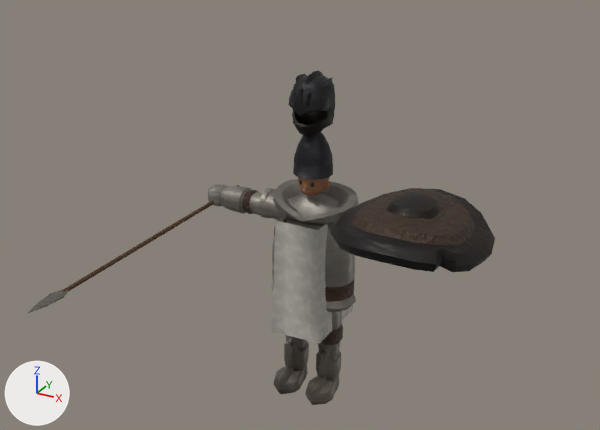
A saved change to the glTF model csharp/Unciv.Godot/Packs/units/models/unit/Hoplite.glb.
The view is the same before and after, from a 50 mm lens placed at (0.887, -1.681, 1.339), pointed at (0.075, -0.205, 0.6). Arrows for +X, +Y and +Z are at lower left; the lights stay in place. The older version comes first. Where no turn or scale is listed for an object, it has been applied to the vertices. Vertices at exactly the same position are counted once.

Names of what the first picture shows: 'Knight_Helmet', 'Round_Shield', 'Spear', 'Warrior'.
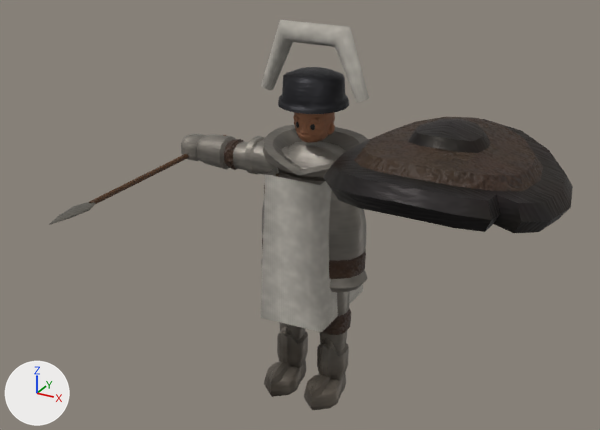
Where the change shows, as pixel boxes [x1, y1, x2, y2] in the pictures (600 x 430 px; the box of a moved part takes in the faces that stretch with it):
'Warrior', reshaped, moved, rescaled (24% wider, 43% taller)
    before: [208, 132, 359, 405]
    after: [181, 20, 369, 410]
'Round_Shield', moved, rescaled (51% wider, 38% taller)
    before: [330, 188, 495, 272]
    after: [323, 117, 573, 233]
'Knight_Helmet', deleted
    before: [288, 71, 335, 136]
'Spear', moved, rescaled (16% narrower, 29% shorter)
    before: [28, 185, 239, 313]
    after: [49, 135, 226, 225]
part 1 of me_mesh_skinned, added
    after: [261, 20, 369, 103]
part 2 of me_mesh_skinned, moved or reshaped
    before: [293, 134, 317, 179]
    after: [278, 67, 332, 113]
part 3 of me_mesh_skinned, surface changed
    before: [293, 132, 333, 180]
    after: [279, 69, 349, 114]

The change, as a diff of the scene's bpy script:
```diff
--- a/csharp/Unciv.Godot/Packs/units/models/unit/Hoplite.glb.py
+++ b/csharp/Unciv.Godot/Packs/units/models/unit/Hoplite.glb.py
@@ me_mesh_skinned @@
 # used by ob_warrior; location = (0.0, 0.0, -0.008); scale = (0.338, 0.338, 0.338)
-me_mesh_skinned.from_pydata(...)  # 2417 vertices, 4500 faces; spans x -0.92..0.92, y -0.29..0.29, z 0.02..2.2
+me_mesh_skinned.from_pydata(...)  # 2453 vertices, 4568 faces; spans x -0.92..0.92, y -0.29..0.29, z 0.02..2.35
+# me_mesh_skinned part 1: a new loose piece of 26 vertices spanning x -0.34..0.34, y -0.07..0.05, z 1.95..2.35, in mat_teamcolor
+# me_mesh_skinned part 2
+# 6 vertices are removed from x -0.06..0.03, y -0.14..-0.01, z 1.86..2.2
+# 43 faces are deleted
+# 66 vertices move from x -0.14..0.14, y -0.15..0.14, z 1.86..2.2 to x -0.2..0.2, y -0.21..0.19, z 1.91..2.09
+# 16 vertices are added at x -0.18..0.07, y -0.2..-0.01, z 1.91..2.1
+# 63 new faces join them, mat_iron
+# me_mesh_skinned part 3: 97 kept faces spanning x -0.2..0.2, y -0.21..0.19, z 1.91..2.09 get new texture (UV) coordinates
 me_mesh_skinned.materials.append(mat_bronze)
@@ ob_warrior @@
 ob_warrior = bpy.data.objects.new('Warrior', me_mesh_skinned)
-ob_warrior.location = (0.0, 0.0, -0.008)
-ob_warrior.scale = (0.338, 0.338, 0.338)
+ob_warrior.location = (0.0, 0.0, -0.011)
+ob_warrior.scale = (0.421, 0.421, 0.421)
@@ ob_round_shield @@
 ob_round_shield = bpy.data.objects.new('Round_Shield', me_mesh_round_shield)
-ob_round_shield.location = (0.286, -0.064, 0.557)
+ob_round_shield.location = (0.355, -0.06, 0.704)
 ob_round_shield.rotation_euler = (-1.571, 0.0, -3.142)  # degrees (-90, 0, -180)
-ob_round_shield.scale = (0.418, 0.418, 0.418)
+ob_round_shield.scale = (0.599, 0.599, 0.599)
@@ ob_spear @@
 ob_spear = bpy.data.objects.new('Spear', me_mesh_spear)
-ob_spear.location = (-0.286, -0.069, 0.491)
+ob_spear.location = (-0.355, -0.064, 0.611)
 ob_spear.rotation_euler = (1.571, 0.0, 0.0)  # degrees (90, 0, 0)
-ob_spear.scale = (0.338, 0.338, 0.338)
+ob_spear.scale = (0.421, 0.421, 0.421)
@@ ob_knight_helmet @@
-ob_knight_helmet = bpy.data.objects.new('Knight_Helmet', me_mesh_knight_helmet)
-ob_knight_helmet.location = (0.0, 0.0, 0.734)
```
